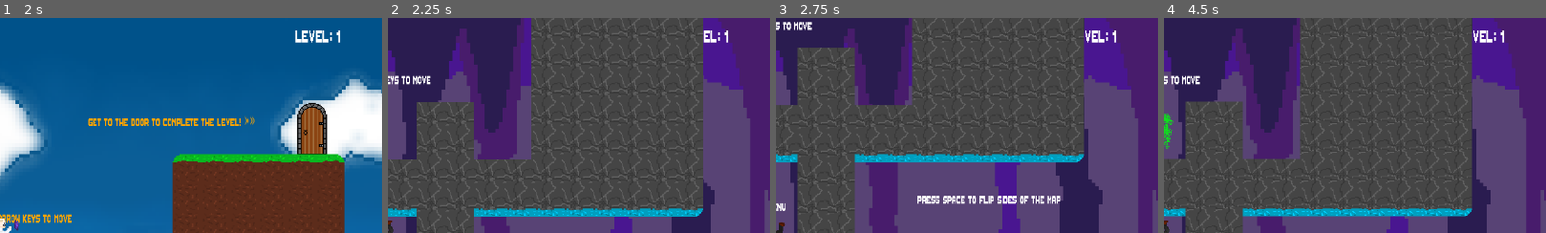
Above: before the commit, frames 1-4 (left to right).
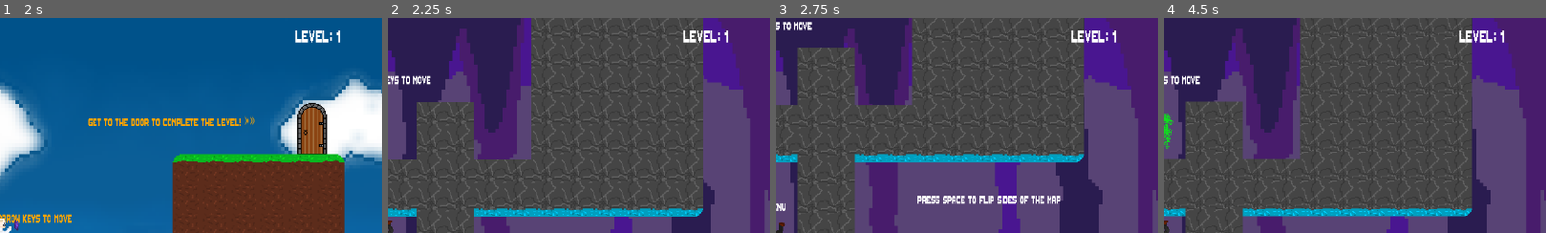
Above: after the commit, the same moments.

Repository: jasjakub1/Flipside
Game: Godot game, scene res://Scenes/Main Menu.tscn
Two runs of this game, one before a commit and one after it. Both use one fixed random seed, a clock stepped at 60 frames per second and the inputs below.
Inputs (mouse positions are % of the whole screen's width and height, from its top left):
- Up to frame 1 (2 s): click (22, 44) at 0.52 s; tap Space (flip) at 1.25, 1.35 s; hold Right (right) from 1.28 s (still down); tap Up (up) at 1.52 s
- Up to frame 2 (2.25 s): keep holding Right (right); tap Space (flip) at 2, 2.1 s
- Up to frame 3 (2.75 s): keep holding Right (right); tap Up (up) at 2.27 s
- Up to frame 4 (4.5 s): tap Space (flip) at 2.75, 2.85, 3.5, 3.6, 4.25, 4.35 s; release Right (right) at 2.78 s; hold Left (left) 2.78-3.53 s; hold Right (right) from 3.53 s (still down); tap Up (up) at 3.77 s
The pictures show only the part of the screen within x 50-100%, y 0-50%; the shares and areas given below are measured in that part.

Frame 1 is identical in both runs. In frame 2, 0.2% of the frame differs, in the area x 77-83%, y 5-12%; in frame 3, 0.1%; in frame 4, 0.1%.

Commit message:
more changes

Diff:
--- a/Prefabs/player.tscn
+++ b/Prefabs/player.tscn
@@ -398,6 +398,7 @@
 process_material = SubResource("ParticleProcessMaterial_2xbkd")
 
 [node name="Text1" parent="." unique_id=263910221 instance=ExtResource("13_m62uw")]
+z_index = 1000
 offset_left = 110.0
 offset_top = -77.99999
 offset_right = 297.0
--- a/Scenes/Main Menu.tscn
+++ b/Scenes/Main Menu.tscn
@@ -193,6 +193,12 @@
 offset_right = 576.0
 offset_bottom = 584.0
 
+[node name="LevelSelectButton16" parent="level button array" unique_id=2074160504 instance=ExtResource("11_tbdrc")]
+offset_left = 608.0
+offset_top = 520.0
+offset_right = 672.0
+offset_bottom = 584.0
+
 [node name="MainMenuBg" type="Sprite2D" parent="." unique_id=2038645332]
 z_index = -10
 position = Vector2(640.5, 356.5)
--- a/Scripts/scene_loader.gd
+++ b/Scripts/scene_loader.gd
@@ -1,6 +1,6 @@
 extends Node
 
-var scenes = ["res://Scenes/Scene 1.tscn", "res://Scenes/Sce …(109 unchanged characters)… enes/Scene 4.tscn", "res://Scenes/Scene 5.tscn", "res://Scenes/Scene 7.tscn", "res://Scenes/Scene 8.tscn", "res://Scenes/Scene 9.tscn", "res://Scenes/Scene 10.tscn", "r …(176 unchanged characters)…
+var scenes = ["res://Scenes/Scene 1.tscn", "res://Scenes/Sce …(109 unchanged characters)… enes/Scene 4.tscn", "res://Scenes/Scene 9.tscn", "res://Scenes/Scene 5.tscn", "res://Scenes/Scene 7.tscn", "res://Scenes/Scene 8.tscn", "res://Scenes/Scene 10.tscn", "r …(176 unchanged characters)…
 var i = 0
 
 func nextScene():
